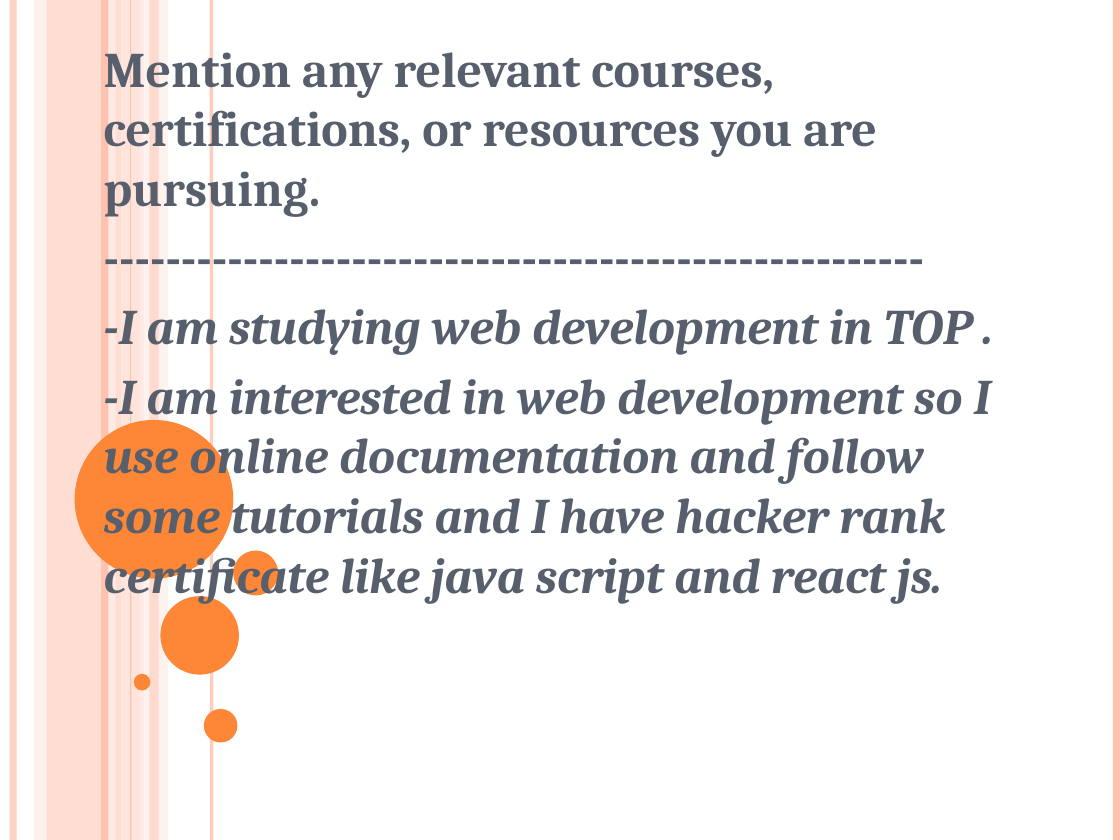
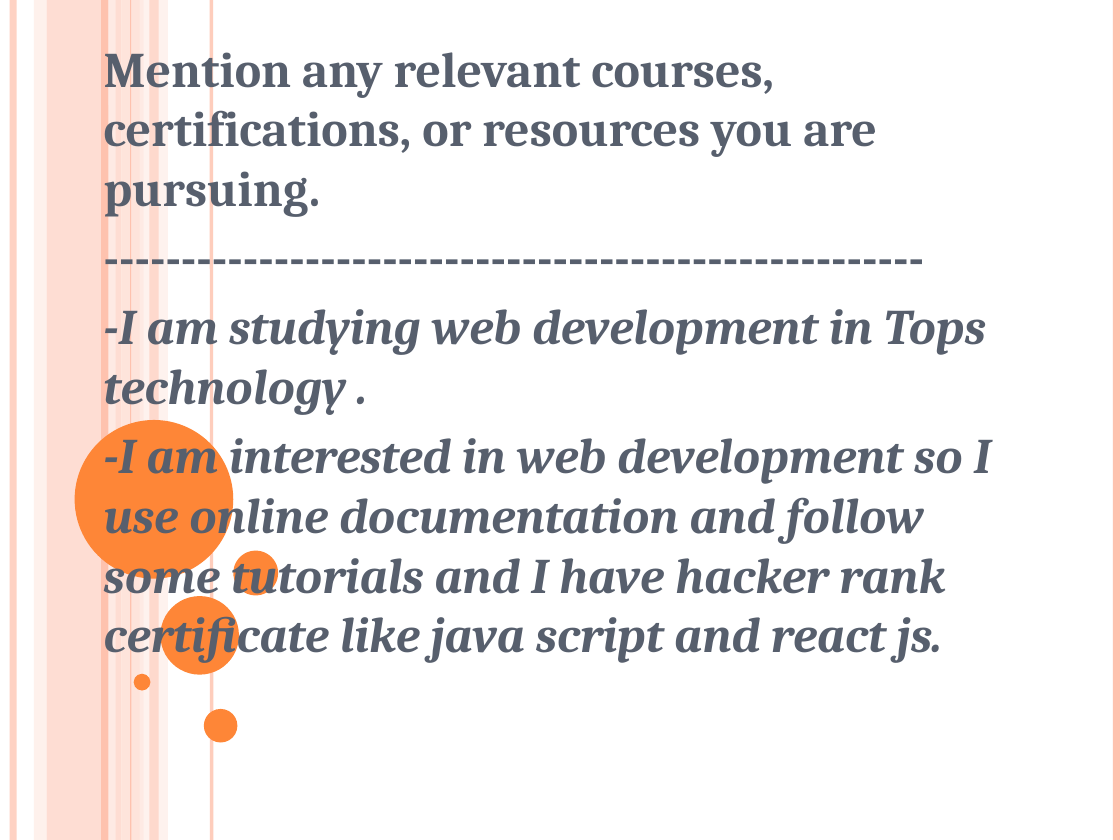
Before and after one commit to Akshaybaldha001/Top, a slide deck: slide 3 of Assinment/(modual-2 )ss.pptx. Drawn at 1120x840 pixels with LibreOffice and Linux fonts; fonts in the diff are those of the drawing. Boxes give left, top, right and bottom in pixels: in the first picture for what was removed or moved away, otherwise in the second. Text is boxed around its words. In the diff, an @@ line names an element or a change of style, - is before the commit and + after.

```diff
--- a/Assinment/(modual-2 )ss.pptx
+++ b/Assinment/(modual-2 )ss.pptx
@@ subtitle at [104, 299, 986, 415]: text changed @@
--I am studying web development in TOP .
+-I am studying web development in Tops technology .
```
Also in this commit, not shown: 2 other slides changed, 1 slide added.
